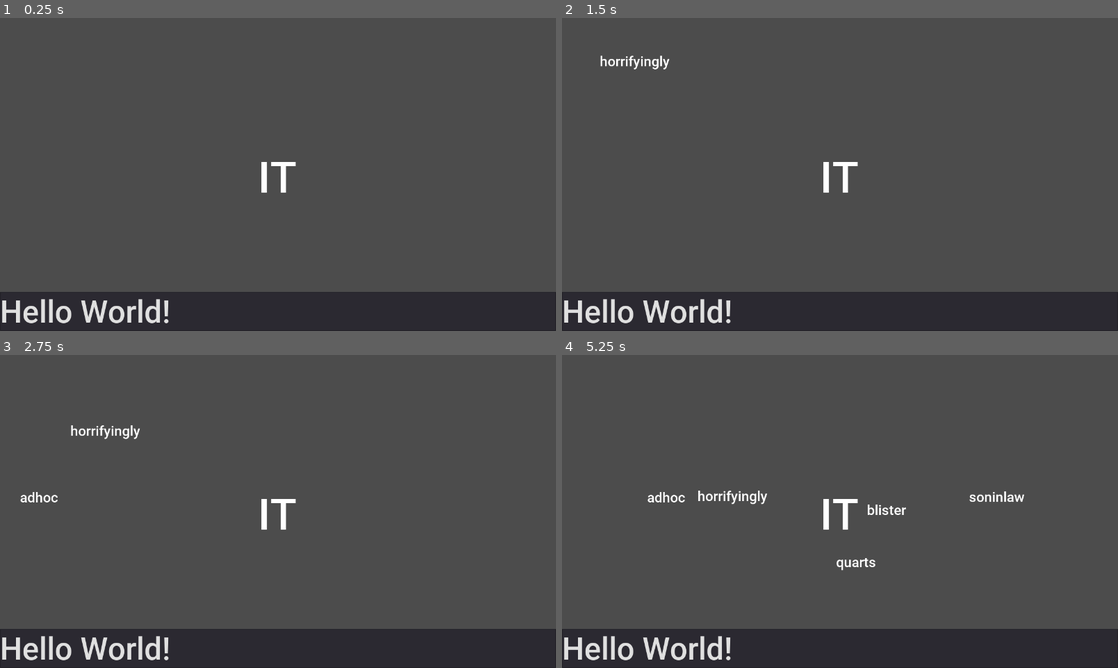
Above: before the commit, frames 1-4 (two rows, left to right).
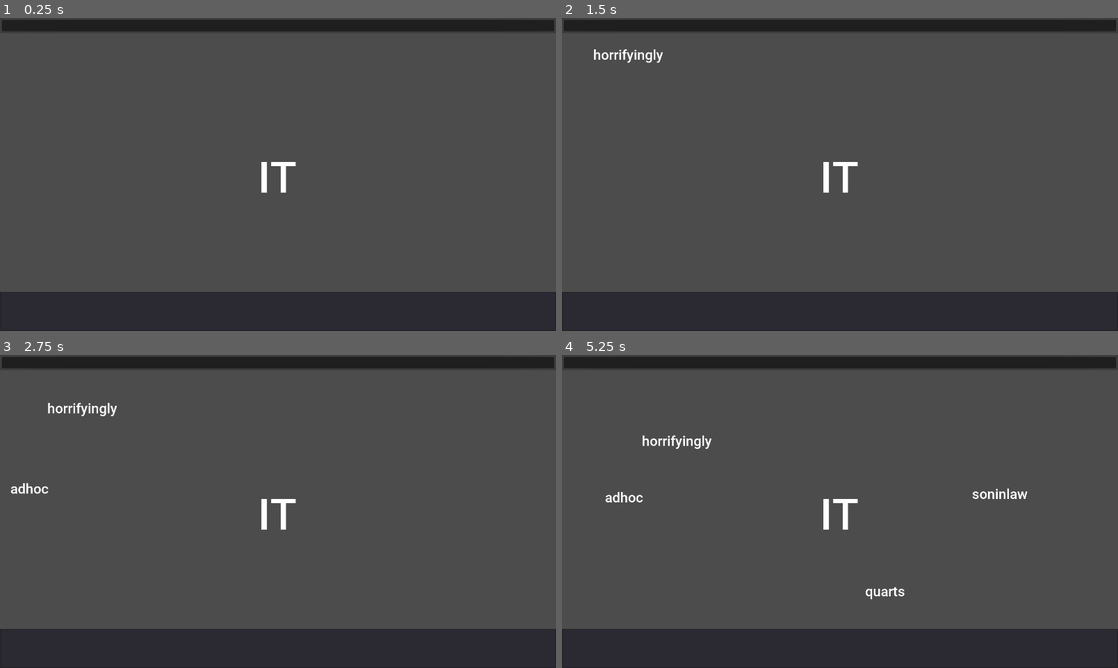
Above: after the commit, the same moments.

Repository: Hedgy134117/ld46
Game: Godot game, scene res://src/Scenes/Main.tscn
The game is run twice, just before and just after one commit, with the same random seed, the same clock (stepped at 60 frames per second) and the same inputs.
Inputs:
- Up to frame 1 (0.25 s): no input
- Up to frame 2 (1.5 s): tap Enter at 0.5 s
- Up to frame 3 (2.75 s): no input
- Up to frame 4 (5.25 s): no input

The runs differ from the first frame. In frame 1, 4.9% of the frame differs, in the area x 0-100%, y 0-98%; in frame 2, 5.3%; in frame 3, 5.6%; in frame 4, 6.1%.

Commit message:
collision bug

Diff:
--- /dev/null
+++ b/src/Objects/Health.tscn
@@ -0,0 +1,10 @@
+[gd_scene format=2]
+
+[node name="ProgressBar" type="ProgressBar"]
+anchor_right = 1.0
+margin_bottom = 28.0
+value = 100.0
+percent_visible = false
+__meta__ = {
+"_edit_use_anchors_": false
+}
--- a/src/Objects/Input.gd
+++ b/src/Objects/Input.gd
@@ -3,11 +3,8 @@
 
 func _process(_delta: float) -> void:
 	var words = get_words()
+	type_words(words)
 
-	for word in words:
-		if get_node(".").text == word.text:
-			word.queue_free()
-			get_node(".").text = ""
 
 
 func get_words() -> Array:
@@ -28,3 +25,47 @@
 			words.erase(word)
 
 	return words
+
+
+func type_words(words: Array) -> void:
+	var currentWord = null
+	var currentText = get_node(".").text
+
+	for word in words:
+		# if words.text[0] == currentText
+		# if words.text[0] and words.text[1] == currentText
+		# if words.text[0] and words.text[1] and words.text[2] == currentText
+		# ...
+		if currentText != "":
+			for i in range(word.text.length()):
+				var textPortion = ""
+				for j in range(i):
+					textPortion += word.text[j]
+				if currentText == textPortion:
+					currentWord = word
+
+		if word.text[0] == currentText or word.text[0] + word.text[1] == currentText:
+			currentWord = word
+
+		if currentText == word.text:
+			word.queue_free()
+			get_node(".").text = ""
+
+	if currentWord != null:
+		print(currentWord)
+		highlight_word(currentWord, words)
+	else:
+		unhilight_words(words)
+
+
+func highlight_word(word: Control, words: Array) -> void:
+	word.modulate = Color(1, 1, 1, 1)
+
+	for otherWord in words:
+		if otherWord != word:
+			otherWord.modulate = Color(1, 1, 1, 0.5)
+
+
+func unhilight_words(words: Array):
+	for word in words:
+		word.modulate = Color(1, 1, 1, 1)
--- a/src/Objects/Input.tscn
+++ b/src/Objects/Input.tscn
@@ -13,7 +13,6 @@
 margin_right = 1280.0
 margin_bottom = 94.0
 custom_fonts/font = SubResource( 2 )
-text = "Hello World!"
 context_menu_enabled = false
 wrap_enabled = true
 script = ExtResource( 1 )
--- /dev/null
+++ b/src/Objects/It.gd
@@ -0,0 +1,8 @@
+extends RichTextLabel
+
+
+
+
+func _on_Area2D_area_entered(area: Area2D) -> void:
+	print(area.get_parent().text)
+	area.get_parent().queue_free()
--- a/src/Objects/It.tscn
+++ b/src/Objects/It.tscn
@@ -1,4 +1,6 @@
-[gd_scene load_steps=3 format=2]
+[gd_scene load_steps=5 format=2]
+
+[ext_resource path="res://src/Objects/It.gd" type="Script" id=1]
 
 [sub_resource type="DynamicFontData" id=1]
 font_path = "res://Roboto-Medium.ttf"
@@ -7,12 +9,23 @@
 size = 100
 font_data = SubResource( 1 )
 
+[sub_resource type="RectangleShape2D" id=3]
+extents = Vector2( 38.9008, 37.6744 )
+
 [node name="IT" type="RichTextLabel"]
 margin_right = 93.0
 margin_bottom = 100.0
 custom_fonts/normal_font = SubResource( 2 )
 text = "IT"
 scroll_active = false
+script = ExtResource( 1 )
 __meta__ = {
 "_edit_use_anchors_": false
 }
+
+[node name="Area2D" type="Area2D" parent="."]
+
+[node name="CollisionShape2D" type="CollisionShape2D" parent="Area2D"]
+position = Vector2( 46.7887, 56.5654 )
+shape = SubResource( 3 )
+[connection signal="area_entered" from="Area2D" to="." method="_on_Area2D_area_entered"]
--- a/src/Objects/Word.gd
+++ b/src/Objects/Word.gd
@@ -2,7 +2,7 @@
 
 
 var word = ""
-var speed = 1
+var speed = 0.5
 var itRange = Vector2(75, 75)
 
 func _ready() -> void:
@@ -35,18 +35,15 @@
 	var itPos = it.rect_position
 	var dif = itPos - self.rect_position
 
-	if dif.x >= -itRange.x and dif.x <= itRange.x and dif.y >= -itRange.y and dif.y <= itRange.y:
-		queue_free()
+	if dif.x > 0:
+		self.rect_position.x += speed
 	else:
-		if dif.x > 0:
-			self.rect_position.x += speed
-		else:
-			self.rect_position.x -= speed
+		self.rect_position.x -= speed
 
-		if dif.y > 0:
-			self.rect_position.y += speed
-		else:
-			self.rect_position.y -= speed
+	if dif.y > 0:
+		self.rect_position.y += speed
+	else:
+		self.rect_position.y -= speed
 
 
 func set_word_position(pos: Vector2) -> void:
--- a/src/Objects/Word.tscn
+++ b/src/Objects/Word.tscn
@@ -9,11 +9,20 @@
 size = 32
 font_data = SubResource( 1 )
 
+[sub_resource type="RectangleShape2D" id=3]
+extents = Vector2( 170.591, 35.4536 )
+
 [node name="Word" type="RichTextLabel"]
 margin_right = 299.0
 margin_bottom = 40.0
 custom_fonts/normal_font = SubResource( 2 )
+text = "bruh"
 script = ExtResource( 1 )
 __meta__ = {
 "_edit_use_anchors_": false
 }
+
+[node name="Area2D" type="Area2D" parent="."]
+
+[node name="CollisionShape2D" type="CollisionShape2D" parent="Area2D"]
+shape = SubResource( 3 )
--- a/src/Scenes/Main.tscn
+++ b/src/Scenes/Main.tscn
@@ -1,7 +1,8 @@
-[gd_scene load_steps=4 format=2]
+[gd_scene load_steps=5 format=2]
 
 [ext_resource path="res://src/Objects/It.tscn" type="PackedScene" id=1]
 [ext_resource path="res://src/Objects/Input.tscn" type="PackedScene" id=2]
+[ext_resource path="res://src/Objects/Health.tscn" type="PackedScene" id=3]
 [ext_resource path="res://src/Objects/WordSpawner.tscn" type="PackedScene" id=4]
 
 [node name="Control" type="Control"]
@@ -34,3 +35,6 @@
 margin_top = 362.787
 margin_right = 214.891
 margin_bottom = 402.787
+
+[node name="ProgressBar" parent="." instance=ExtResource( 3 )]
+margin_bottom = 35.0
Not shown: 1 places in src/Objects/Word.tscn that only renumber resources
